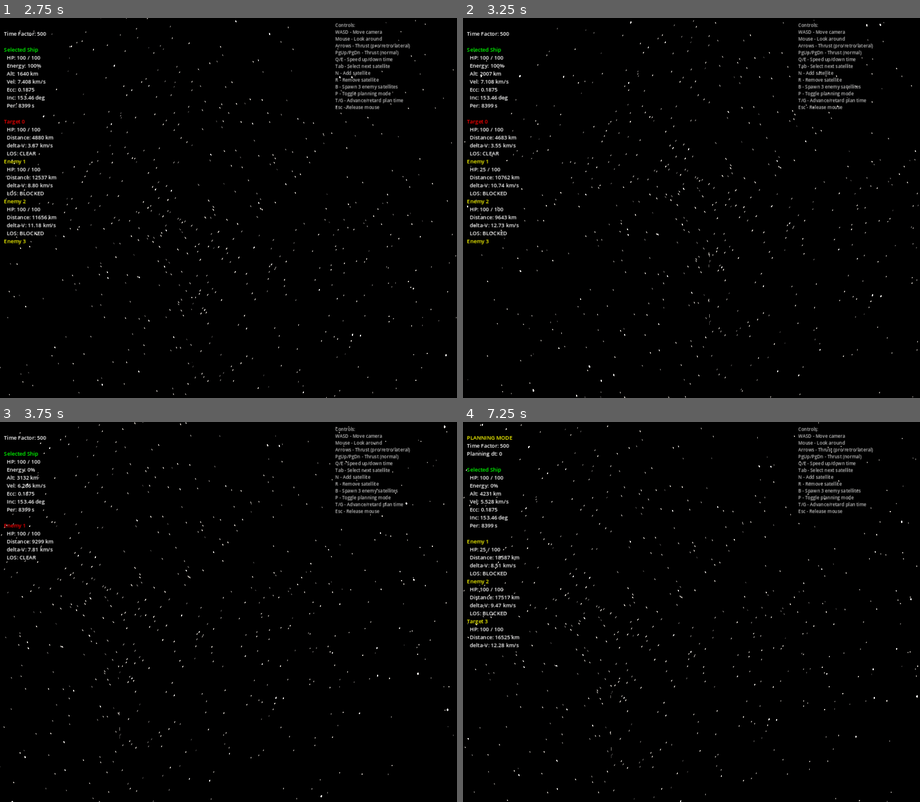
Above: before the commit, frames 1-4 (two rows, left to right).
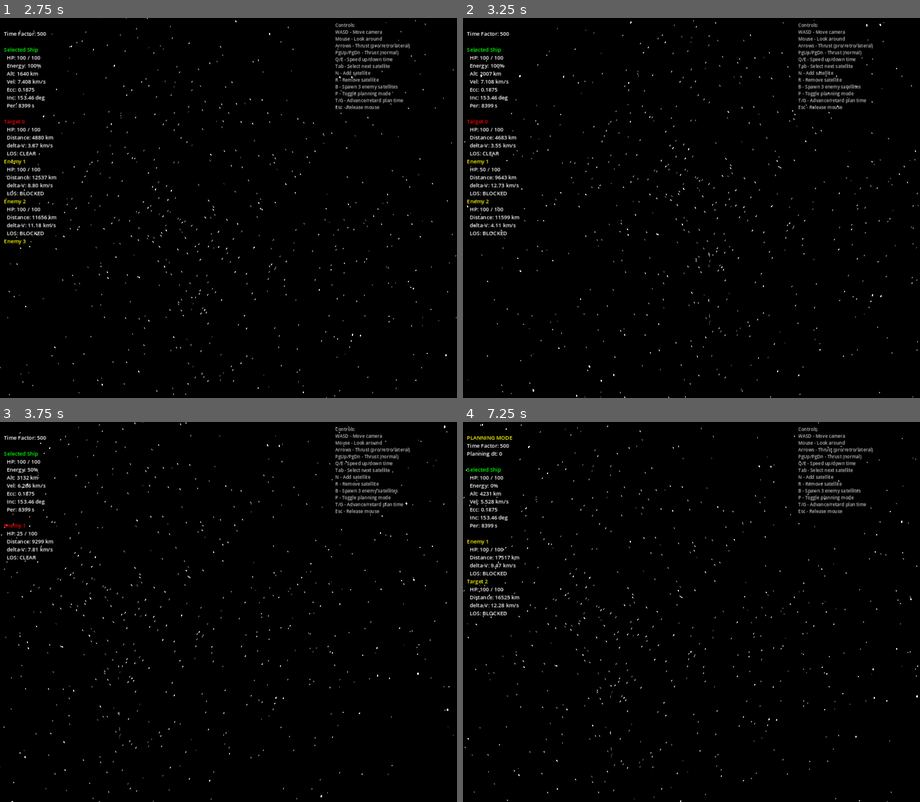
Above: after the commit, the same moments.

Repository: mellenburg/game
Game: Godot game, scene res://scenes/main.tscn
Two runs of this game, one before a commit and one after it. Both use one fixed random seed, a clock stepped at 60 frames per second and the inputs below.
Inputs (mouse positions are in pixels of both pictures, inside the frame that each line leads up to):
- Up to frame 1 (2.75 s): tap Enter at 0.5 s; move the mouse to (251, 208) at 0.52 s; hold W (move_forward) from 0.53 s (still down); tap B (add_enemies) at 0.6 s; move the mouse to (205, 208) at 1.27 s; tap N (add_satellite) at 1.35 s; move the mouse to (237, 200) at 2.02 s; hold T (planning_advance) from 2.03 s (still down)
- Up to frame 2 (3.25 s): keep holding W (move_forward); move the mouse to (686, 215) at 2.77 s; release T (planning_advance) at 2.78 s; tap G (planning_retard) at 2.85 s
- Up to frame 3 (3.75 s): keep holding W (move_forward); move the mouse to (260, 615) at 3.52 s; tap R (remove_satellite) at 3.6 s
- Up to frame 4 (7.25 s): move the mouse to (654, 608) at 4.27 s; tap Tab (select_next) at 4.35 s; move the mouse to (696, 612) at 5.02 s; tap P (toggle_planning) at 5.1 s; tap Space at 5.75 s; move the mouse to (673, 604) at 5.77 s; release W (move_forward) at 5.78 s; hold D (move_right) 5.78-6.53 s; tap B (add_enemies) at 5.85 s; move the mouse to (714, 612) at 6.52 s; hold W (move_forward) from 6.53 s (still down); tap N (add_satellite) at 6.6 s

Frame 1 is identical in both runs. In frame 2, 0.2% of the frame differs, in the area x 0-13%, y 39-60%; in frame 3, less than 0.1%; in frame 4, 0.4%, in the area x 0-13%, y 33-60%.

Commit message:
Laser consumes 50% per shot instead of full discharge
Lets a fully-charged weapon fire twice in quick succession before
needing to recharge. Tests updated to cover the new energy budget
and the back-to-back-shot behaviour.

Diff:
--- a/godot/scripts/weapons/laser_weapon.gd
+++ b/godot/scripts/weapons/laser_weapon.gd
@@ -13,6 +13,10 @@
 # real-time (time_factor=1) it takes 100 s, matching the "100 ticks at
 # 1%" framing.
 const ENERGY_RATE_PER_SIM_SEC: float = 0.01
+# Fraction of full charge consumed per shot. Half a tank means a fully
+# charged weapon can fire twice in quick succession before having to
+# wait for recharge.
+const ENERGY_PER_SHOT: float = 0.5
 
 
 func charge(sim_delta: float) -> void:
@@ -39,5 +43,5 @@
 	if not is_target_in_engagement_envelope(attacker, target):
 		return false
 	target.take_damage(DAMAGE)
-	energy = 0.0
+	energy = maxf(energy - ENERGY_PER_SHOT, 0.0)
 	return true
--- a/godot/tests/test_laser_weapon.gd
+++ b/godot/tests/test_laser_weapon.gd
@@ -71,14 +71,27 @@
 	assert_eq(target.hp, 100.0)
 
 
-func test_fires_and_resets_energy() -> void:
+func test_fires_and_consumes_half_charge() -> void:
 	var w := LaserWeapon.new()
 	w.charge(10000.0)
 	var attacker := _make_player()
 	var target := _make_enemy(Vector3(EARTH_RADIUS_KM + 500.0, 1000.0, 0.0))
 	assert_true(w.fire(attacker, target))
 	assert_close(target.hp, 75.0)
+	assert_close(w.energy, 0.5)
+
+
+func test_fully_charged_can_fire_twice_in_series() -> void:
+	var w := LaserWeapon.new()
+	w.charge(10000.0)
+	var attacker := _make_player()
+	var target := _make_enemy(Vector3(EARTH_RADIUS_KM + 500.0, 1000.0, 0.0))
+	assert_true(w.fire(attacker, target))
+	assert_true(w.can_fire())
+	assert_true(w.fire(attacker, target))
+	assert_close(target.hp, 50.0)
 	assert_close(w.energy, 0.0)
+	assert_false(w.can_fire())
 
 
 func test_does_not_engage_same_team() -> void:
@@ -118,7 +131,7 @@
 	var enemy := _make_enemy(Vector3(EARTH_RADIUS_KM + 500.0, 1000.0, 0.0))
 	for _i in range(4):
 		var w := LaserWeapon.new()
-		w.charge(10000.0)
+		w.charge(10000.0)  # full charge each shot
 		assert_true(w.fire(attacker, enemy))
 	assert_close(enemy.hp, 0.0)
 	assert_false(enemy.alive)
